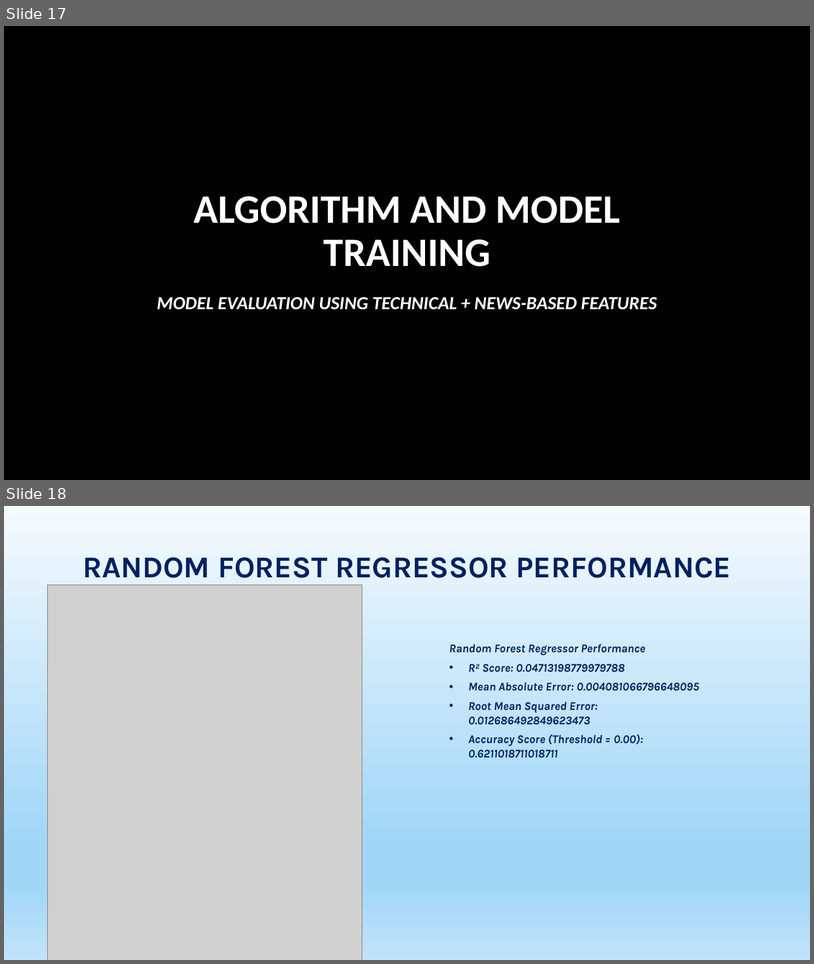
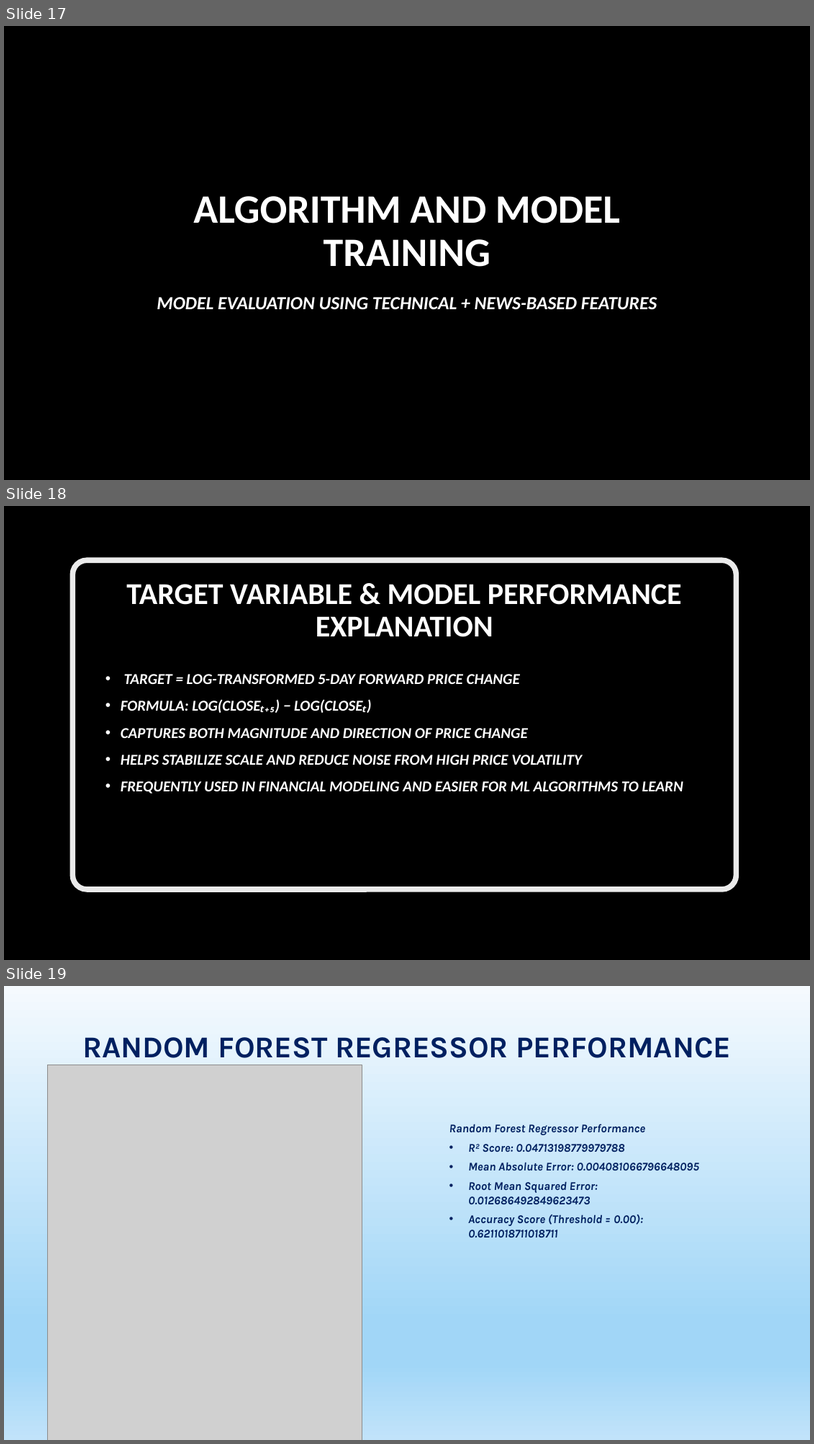
Before and after one commit to PhyoThor/CSIS-4260-Special_Topic_In_Data_Analytics-, a slide deck: Project/CSIS-4260 _Special_Topic_Apple_stocks_prediction.pptx. Shown one above the other, each under a label of ours: slides 17 and 18 before the commit, slides 17, 18 and 19 after it. The pictures are 814x964 and 814x1444 pixels, drawn with LibreOffice and Linux fonts; fonts in the diff are those of the drawing; grey boxes stand for pictures; background and template pictures are left out. Boxes give left, top, right and bottom in pixels: in the first picture for what was removed or moved away, otherwise in the second. Text is boxed around its words. In the diff, an @@ line names an element or a change of style, - is before the commit and + after.

```diff
--- a/Project/CSIS-4260 _Special_Topic_Apple_stocks_prediction.pptx
+++ b/Project/CSIS-4260 _Special_Topic_Apple_stocks_prediction.pptx
@@ slide 18 added at [4,506,810,960], background picture (left out) @@
@@ rounded rectangle added at [73,561,737,890], fill #000000 at 75% opacity, outline #EAEAEA 6.5 pt @@
@@ title added at [126,584,682,637], 36 pt, text #FFFFFF, bold @@
+TARGET VARIABLE & MODEL PERFORMANCE EXPLANATION
@@ text added at [121,674,684,793], 18 pt, text #FFFFFF, bold, italic @@
+• TARGET = LOG-TRANSFORMED 5-DAY FORWARD PRICE CHANGE
+• FORMULA: LOG(CLOSEₜ₊₅) − LOG(CLOSEₜ)
+• CAPTURES BOTH MAGNITUDE AND DIRECTION OF PRICE CHANGE
+• HELPS STABILIZE SCALE AND REDUCE NOISE FROM HIGH PRICE VOLATILITY
+• FREQUENTLY USED IN FINANCIAL MODELING AND EASIER FOR ML ALGORITHMS TO LEARN
@@ what was slide 18 is now slide 19 @@
```
Also in this commit, not shown: 1 slide changed, 2 other slides added, 1 other file.
